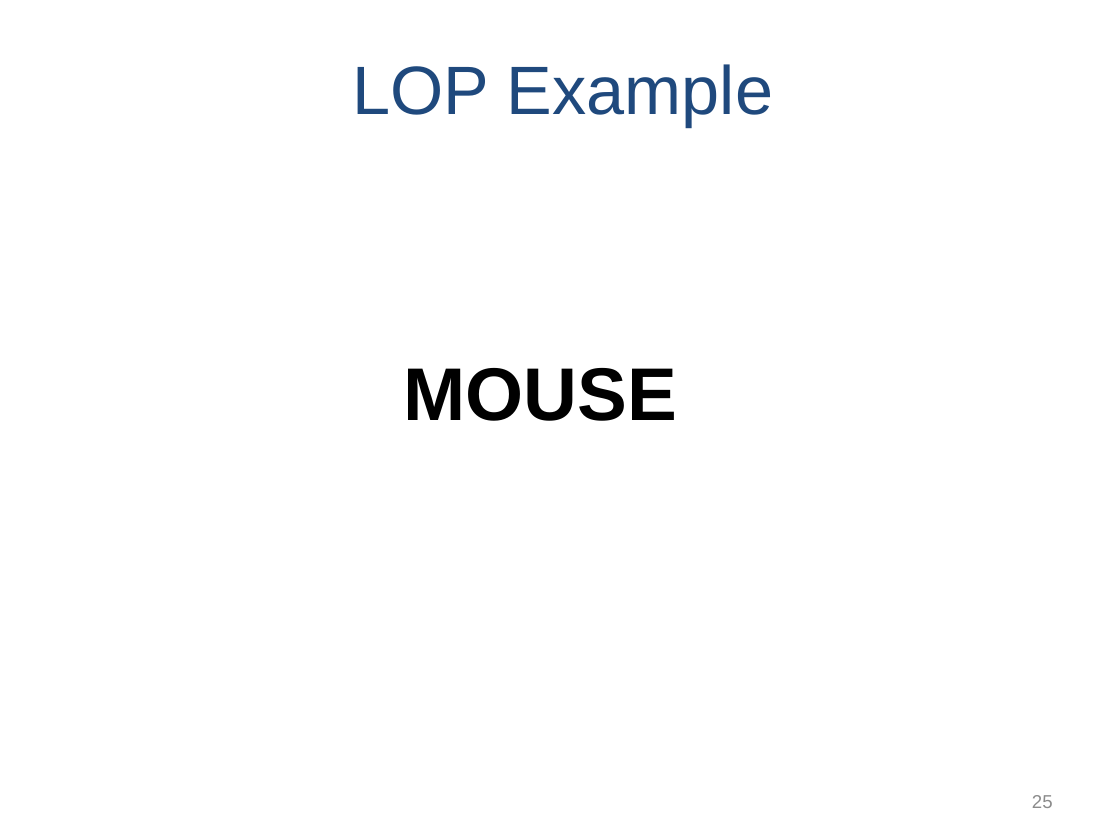
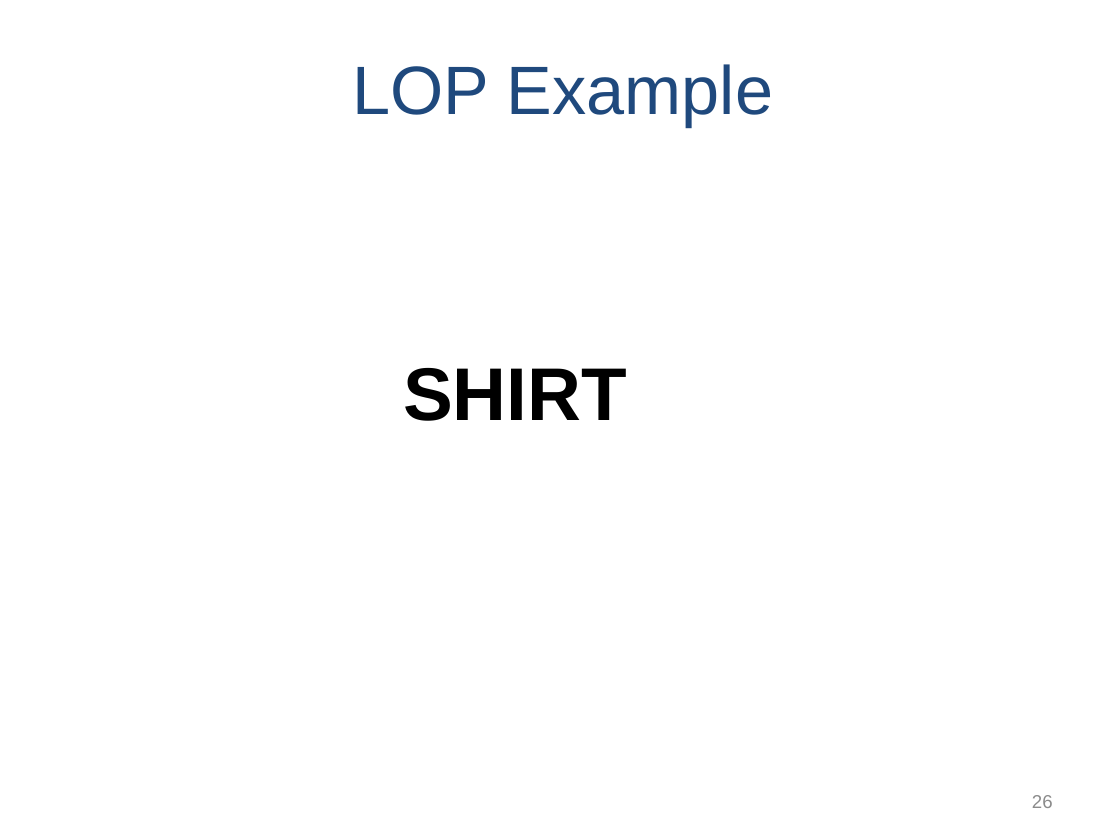
Before and after one commit to npm27/Teaching-Materials, a slide deck: slide 26 of Memory/Slides/Chapter 4.PPTX (slide 25 before the commit). Drawn at 1120x840 pixels with LibreOffice and Linux fonts; fonts in the diff are those of the drawing. Boxes give left, top, right and bottom in pixels: in the first picture for what was removed or moved away, otherwise in the second. Text is boxed around its words. In the diff, an @@ line names an element or a change of style, - is before the commit and + after.

Commit message:
Update Slides

```diff
--- a/Memory/Slides/Chapter 4.PPTX
+++ b/Memory/Slides/Chapter 4.PPTX
@@ text at (403, 368, 627, 421): text changed @@
-MOUSE
+SHIRT
@@ page number at (1032, 795, 1053, 808): text changed @@
-25
+26
```
Also in this commit, not shown: 8 slides added, 1 other file.
